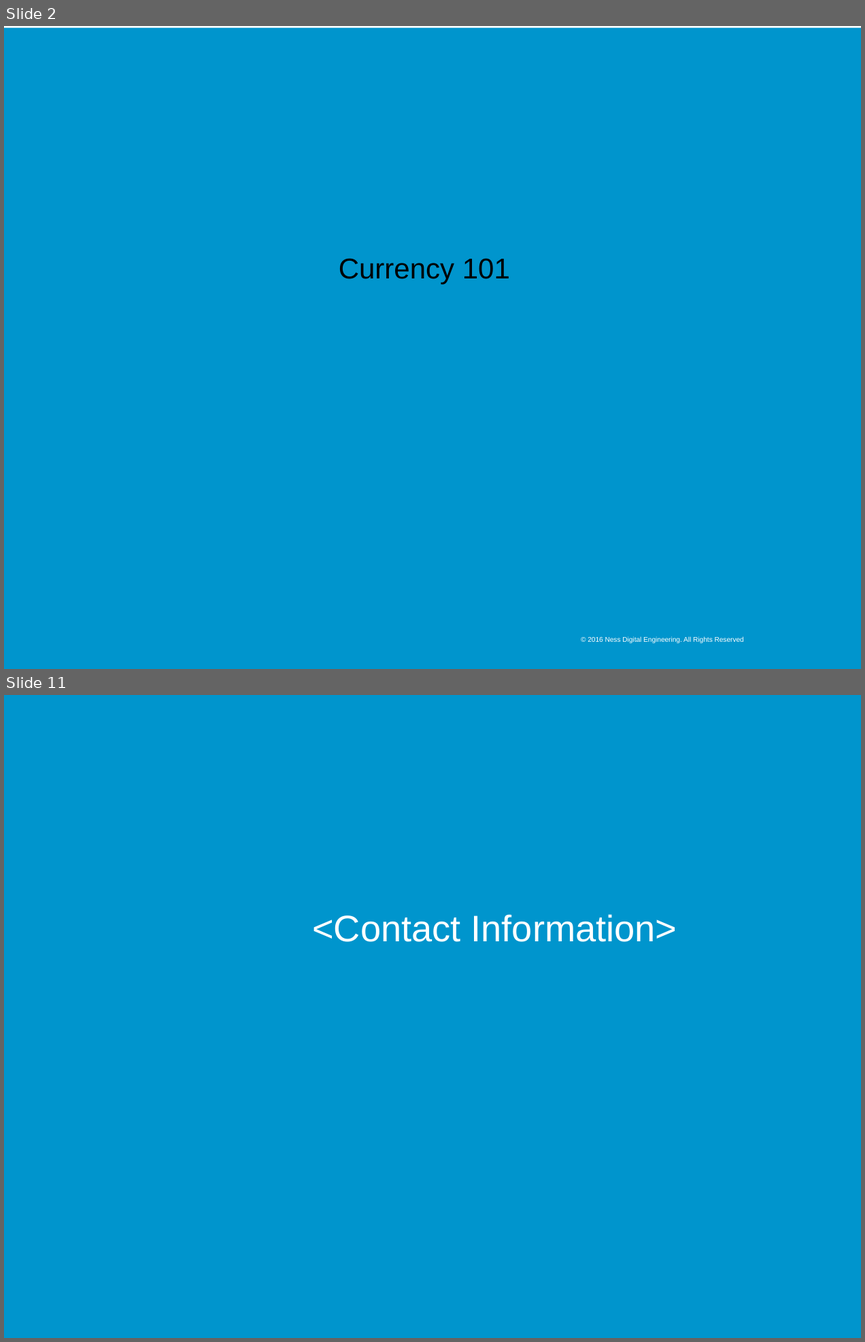
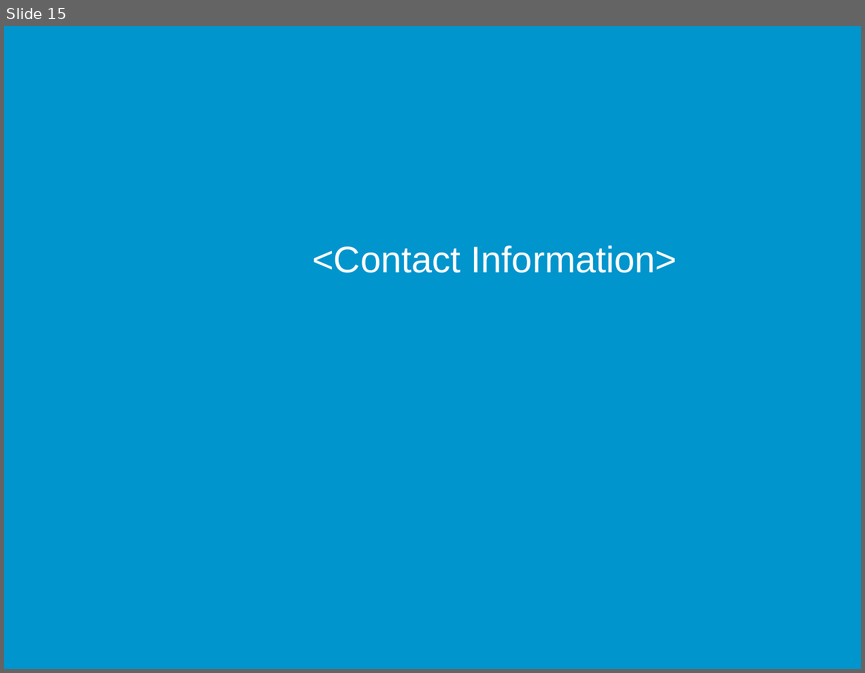
Before and after one commit to sagar-mahapatra-ness/traning, a slide deck: The_Raise_Of_Bitcoin_And_Other_Cryptocurrencies/Ness.pptx. Shown one above the other, each under a label of ours: slides 2 and 11 before the commit, slide 15 after it; the slides between them are not shown. The pictures are 865x1342 and 865x673 pixels, drawn with LibreOffice and Linux fonts; fonts in the diff are those of the drawing; background and template pictures are left out. Boxes give left, top, right and bottom in pixels: in the first picture for what was removed or moved away, otherwise in the second. Text is boxed around its words. In the diff, an @@ line names an element or a change of style, - is before the commit and + after.

```diff
--- a/The_Raise_Of_Bitcoin_And_Other_Cryptocurrencies/Ness.pptx
+++ b/The_Raise_Of_Bitcoin_And_Other_Cryptocurrencies/Ness.pptx
@@ slide 2 removed at (x1=4, y1=26, x2=861, y2=669), background #FFFFFF @@
@@ rectangle removed at (x1=4, y1=28, x2=861, y2=669) @@
@@ title removed at (x1=339, y1=258, x2=510, y2=284) @@
-Currency 101
@@ text removed at (x1=587, y1=636, x2=744, y2=643) @@
-© 2016 Ness Digital Engineering. All Rights Reserved
@@ what was slide 11 is now slide 15 @@
```
Also in this commit, not shown: 3 slides changed, 10 slides added, 5 other slides removed, 27 other files.
